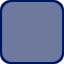
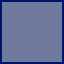
Layers edited between the first and the second (64, 64) image:
painted on "Layer 1" over [0, 0, 64, 64]
